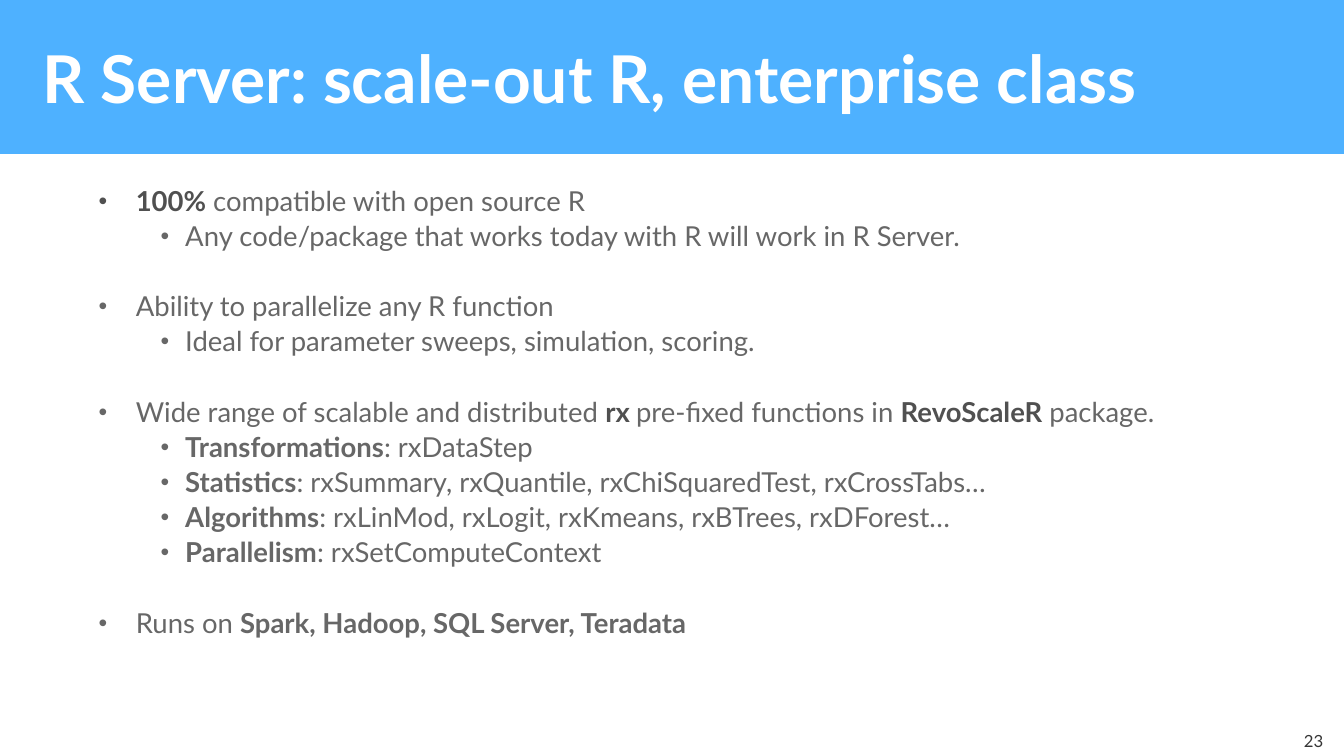
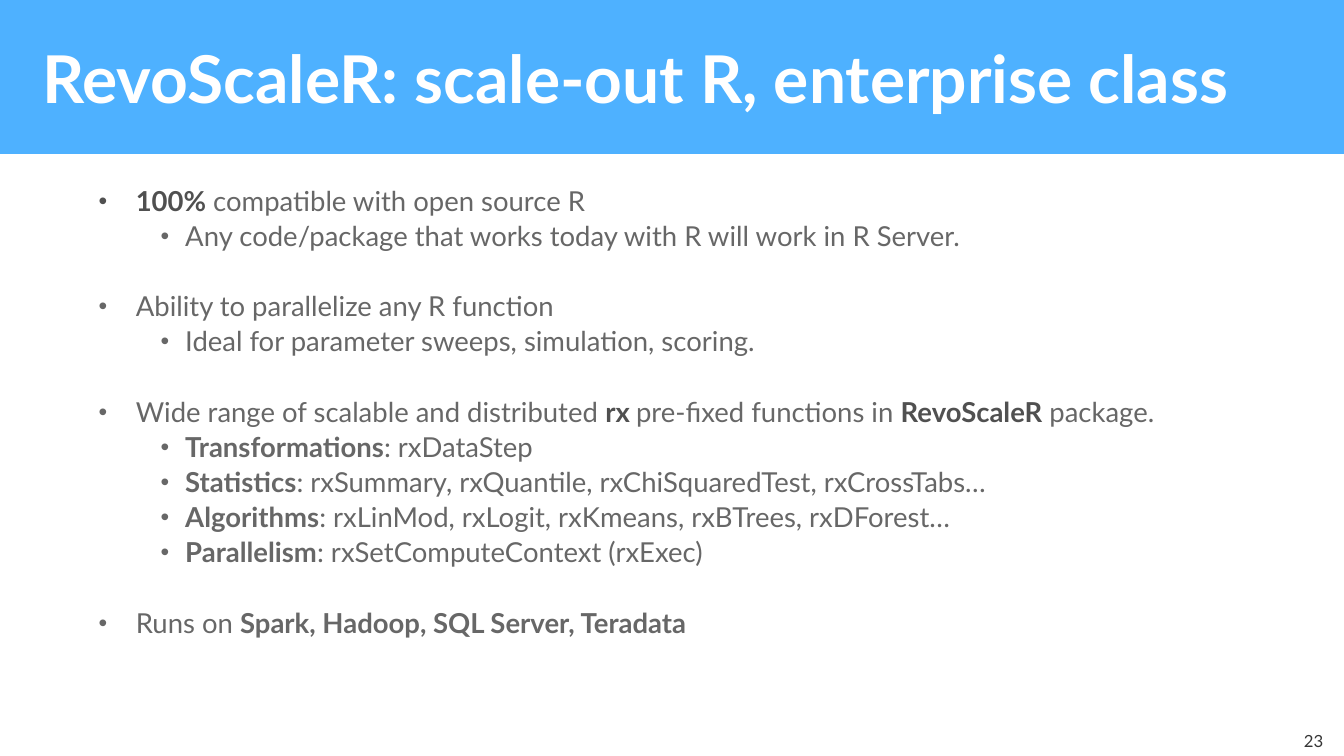
Before and after one commit to microsoft/AI-Immersion-Workshop, a slide deck: slide 23 of R server Tools for scaling R using Azure/docs/ToolsForScalingRUsingAzure.pptx. Drawn at 1344x756 pixels with LibreOffice and Linux fonts; fonts in the diff are those of the drawing; background and template pictures are left out. Boxes give left, top, right and bottom in pixels: in the first picture for what was removed or moved away, otherwise in the second. Text is boxed around its words. In the diff, an @@ line names an element or a change of style, - is before the commit and + after.

Commit message:
minor slide changes

```diff
--- a/R server Tools for scaling R using Azure/docs/ToolsForScalingRUsingAzure.pptx
+++ b/R server Tools for scaling R using Azure/docs/ToolsForScalingRUsingAzure.pptx
@@ title at [42, 54, 1228, 114]: text changed @@
-R Server: scale-out R, enterprise class
+RevoScaleR: scale-out R, enterprise class
@@ text at [185, 541, 702, 567]: text changed @@
-    • Parallelism: rxSetComputeContext
+    • Parallelism: rxSetComputeContext (rxExec)
```
Also in this commit, not shown: 3 other slides changed.
